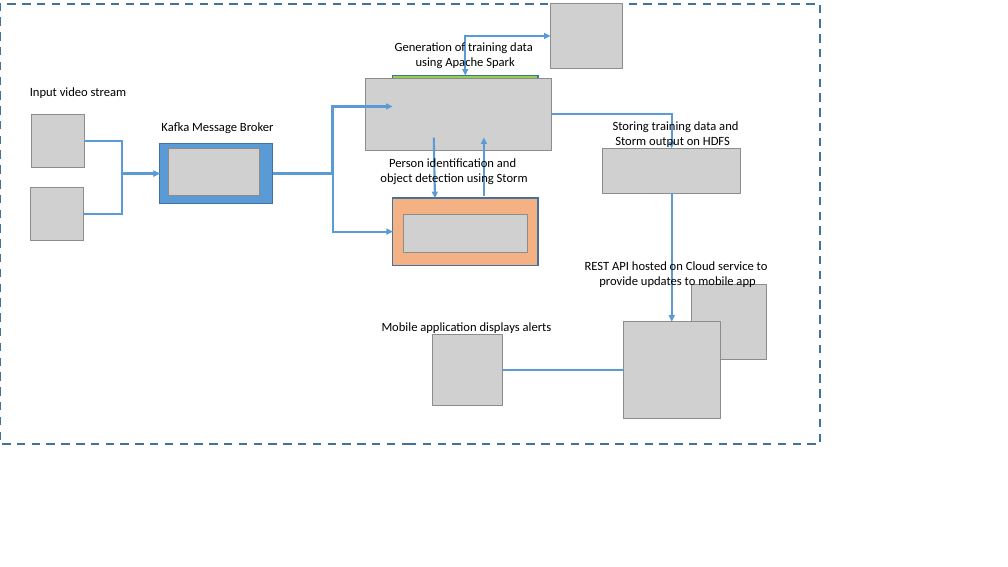
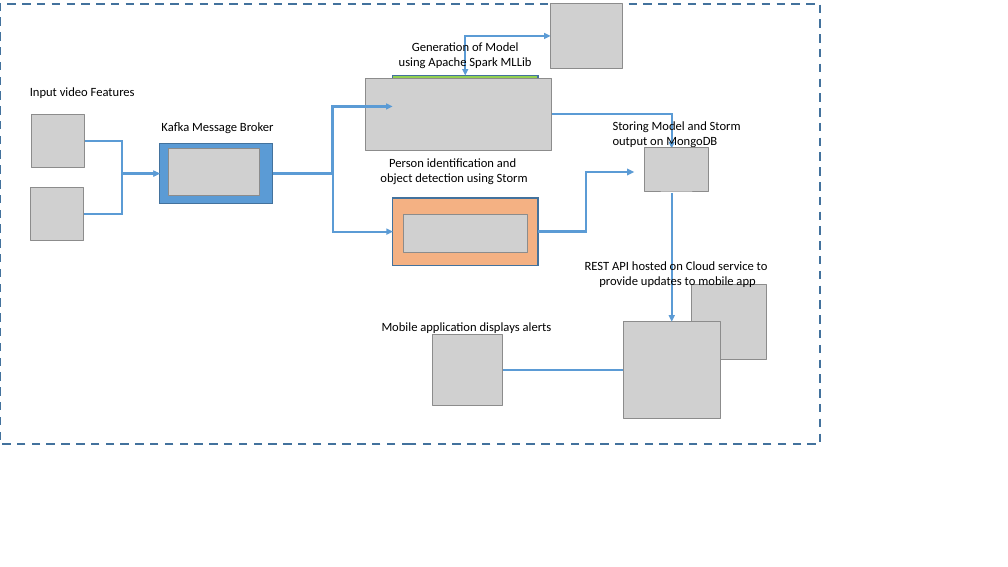
Before and after one commit to npdarsiniOrg/Intuitive-Detective-System, a slide deck: slide 1 of Documentation/Architecture.pptx. Drawn at 1008x567 pixels with LibreOffice and Linux fonts; fonts in the diff are those of the drawing; grey boxes stand for pictures. Boxes give left, top, right and bottom in pixels: in the first picture for what was removed or moved away, otherwise in the second. Text is boxed around its words. In the diff, an @@ line names an element or a change of style, - is before the commit and + after.

```diff
--- a/Documentation/Architecture.pptx
+++ b/Documentation/Architecture.pptx
@@ text at box(399, 40, 532, 69): text changed @@
-Generation of training data
-using Apache Spark
+Generation of Model
+using Apache Spark MLLib
@@ text at box(30, 87, 135, 98): text changed @@
-Input video stream
+Input video Features
@@ text at box(613, 119, 741, 149): text changed @@
-Storing training data and
-Storm output on HDFS
+Storing Model and Storm
+output on MongoDB
@@ arrow removed from (434, 138) to (435, 198) @@
@@ arrow removed from (484, 196) to (484, 138) @@
@@ picture removed at box(603, 148, 740, 193) @@
@@ picture added at box(645, 147, 709, 191) @@
@@ elbow arrow added from (538, 231) to (634, 172), #5B9BD5 2.25 pt @@
```
Also in this commit, not shown: 4 other slides changed, 2 other files.
